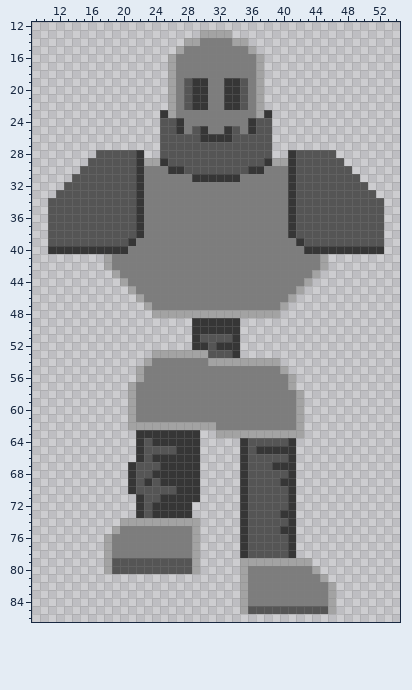
Sprite sheet, stored at sprites/RobotWithLegUp/layers/06ece364-c919-4ec3-9989-ef4b20ada313/6d164089-670c-4102-8980-7572ada5e008.png. Above: the version before the commit.
The file is 64x96 pixels. Shown: x 9..54, y 12..86.
The same view after the edit:
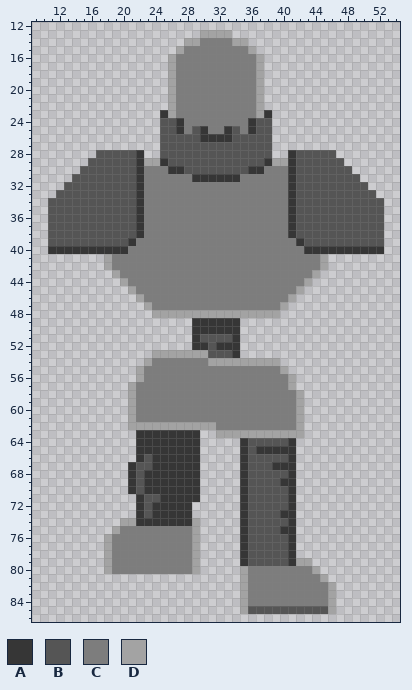
Palette (. is transparent): A #363636  B #555555  C #7d7d7d  D #a3a3a3
Difference:
@@ x 26..37 @@
 18 DCCCCCCCCCCD
-19 DCBAACCAABCD
-20 DCBAACCAABCD
-21 DCBAACCAABCD
-22 DCBAACCAABCD
+19 DCCCCCCCCCCD
+20 DCCCCCCCCCCD
+21 DCCCCCCCCCCD
+22 DCCCCCCCCCCD
 23 DCCCCCCCCCCD
@@ x 21..28 @@
 63 .AAAAAAA
-64 .ABAAAAA
-65 .ABBBBAA
+64 .AAAAAAA
+65 .AAAAAAA
 66 .ABAAAAA
-67 ABBBAAAA
-68 ABBAAAAA
-69 ABABAAAA
-70 ABBBBBAA
+67 ABBAAAAA
+68 ABAAAAAA
+69 ABAAAAAA
+70 ABAAAAAA
 71 .ABBAAAA
@@ x 20..30 @@
 73 ..ABAAAAA..
-74 DDDDDDDDDD.
+74 DDAAAAAAAD.
 75 CCCCCCCCCD.
@@ x 17..43 @@
 78 .DCCCCCCCCCCD.....ABBBBBA..
-79 .DBBBBBBBBBBD.....DDDDDDDDD
-80 .DBBBBBBBBBBD.....DCCCCCCCC
+79 .DCCCCCCCCCCD.....ABBBBBADD
+80 .DCCCCCCCCCCD.....DCCCCCCCC
 81 ..................DCCCCCCCC
Boxes around the changes in both pictures, in picture pixels (x1, y1, x2, y2):
changed: (184, 78, 248, 110)
changed: (136, 438, 192, 526)
changed: (112, 558, 192, 574)
changed: (240, 558, 296, 566)
